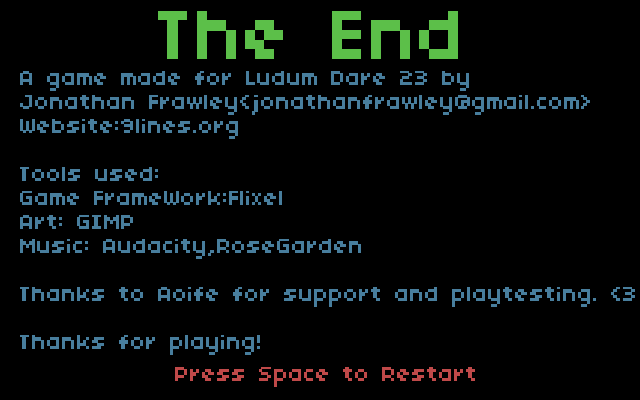
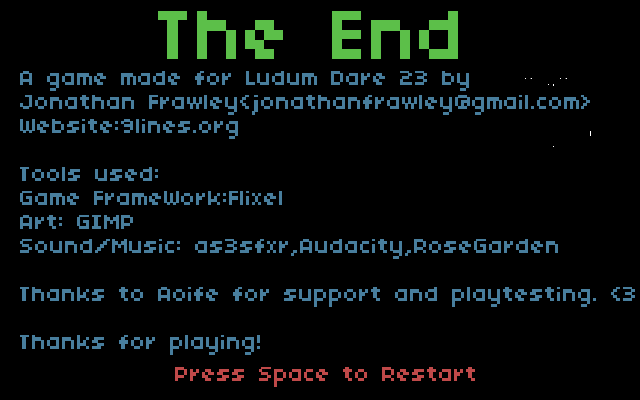
Layers edited between the first and the second w=640, h=400 image:
painted on "A game made for Ludum Dare 23 ..." over [20, 78, 591, 259]
